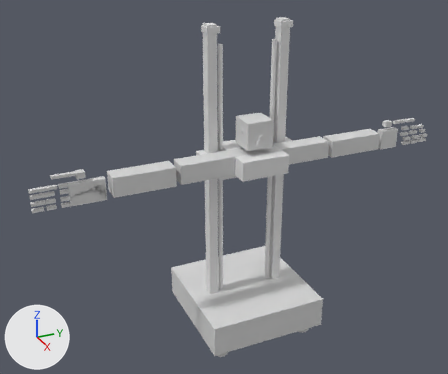
A saved change to the Blender file robot_scaled_4-2-21-LTS-ARCH-02-MANUAL-01.blend.
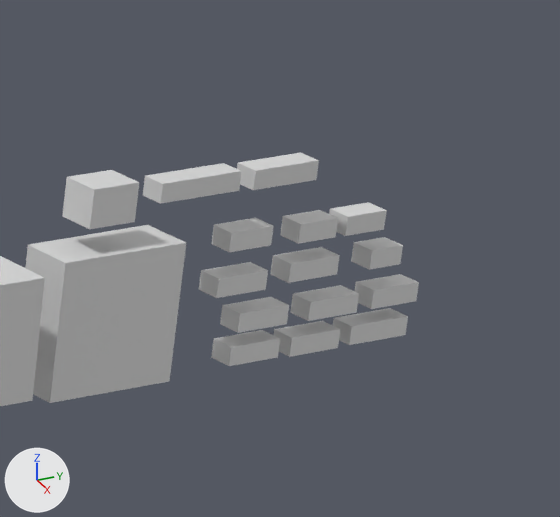
The first picture shows the older version from a 50 mm camera at (6.4, -3.24, -3.35) aimed at (3.57, -1.97, -4.76). The close-ups show the older and then the newer version on the part from 84% to 99% of the width and 26% to 44% of the height of that picture. Only the edits that show in the close-ups are written down. Arrows for +X, +Y and +Z are at lower left; the lights stay in place. Objects named as collision shapes, trigger or cutter boxes, shadow casters or lower levels of detail are left out.

The first close-up shows 'first_phalanx_left_thumb_link', 'left_digit3_distal_phalanx', 'left_digit3_middle_phalanx', 'left_digit4_distal_phalanx', 'left_digit4_middle_phalanx', 'left_digit5_distal_phalanx', 'left_digit5_middle_phalanx', 'left_digit5_proximal_phalanx', 'left_forearm_link', 'left_palm_link', 'second_phalanx_left_thumb_link', 'third_phalanx_left_thumb_link' and 5 more.
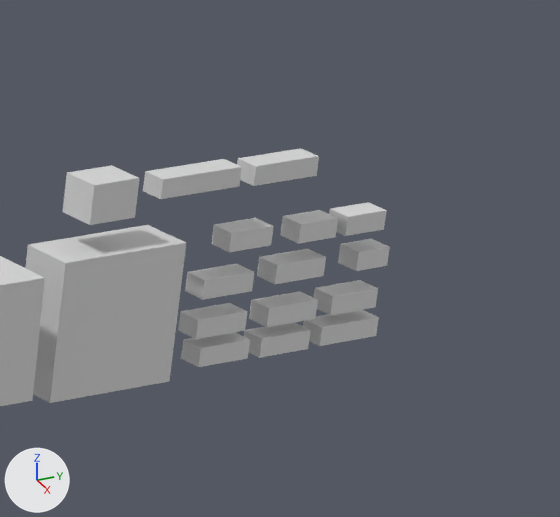
ob_left_thumb_cmc_joint_empty_1 is not drawn itself; it is the parent of ob_left_thumb_cmc_joint_empty_2.
ob_left_digit4_mcp_joint_empty is not drawn itself; it is the parent of ob_left_digit4_mcp2_joint_empty.
ob_left_digit5_mcp_joint_empty is not drawn itself; it is the parent of ob_left_digit5_mcp2_joint_empty.

Location of each change, [x1, y1, x2, y2] in pixels of the close-ups (560 x 517 px):
'third_phalanx_left_thumb_link', moved
    before: [62, 170, 139, 229]
    after: [63, 165, 140, 225]
'second_phalanx_left_thumb_link', moved
    before: [143, 163, 242, 204]
    after: [143, 159, 242, 199]
'left_digit4_distal_phalanx', moved
    before: [220, 297, 289, 333]
    after: [178, 303, 247, 339]
'left_digit4_middle_phalanx', moved
    before: [290, 285, 359, 321]
    after: [249, 291, 318, 327]
'left_digit4_proximal_phalanx', moved
    before: [355, 274, 419, 309]
    after: [314, 280, 378, 315]
'left_digit5_proximal_phalanx', moved
    before: [333, 308, 408, 345]
    after: [303, 310, 379, 346]
'left_digit5_distal_phalanx', moved
    before: [211, 330, 280, 366]
    after: [181, 332, 250, 367]
'left_digit5_middle_phalanx', moved
    before: [274, 321, 340, 357]
    after: [244, 322, 311, 358]
'first_phalanx_left_thumb_link', moved
    before: [237, 153, 319, 190]
    after: [237, 148, 319, 186]
'left_digit3_distal_phalanx', moved
    before: [199, 262, 268, 298]
    after: [185, 264, 254, 300]
'left_digit3_middle_phalanx', moved
    before: [271, 247, 340, 283]
    after: [257, 249, 326, 284]
'left_digit3_proximal_phalanx', moved
    before: [351, 237, 403, 270]
    after: [338, 239, 390, 271]

Edits to the bpy script that builds the scene:
```text
Change ob_left_digit3_distal_phalanx:
    ob_left_digit3_distal_phalanx.location: (0.0, 0.0338, -0.000206) -> (0.0, 0.0237, 0.000274)
Change ob_left_thumb_cmc_joint_empty_1:
    ob_left_thumb_cmc_joint_empty_1.location: (3.608, -1.085, -4.208) -> (3.608, -1.085, -4.205)
Change ob_left_digit4_mcp_joint_empty:
    ob_left_digit4_mcp_joint_empty.location: (0.0, 0.0874, -0.0149) -> (0.0, 0.0565, -0.0143)
Change ob_left_digit5_mcp_joint_empty:
    ob_left_digit5_mcp_joint_empty.location: (0.0, 0.0775, -0.0311) -> (0.0, 0.0547, -0.0288)
```
